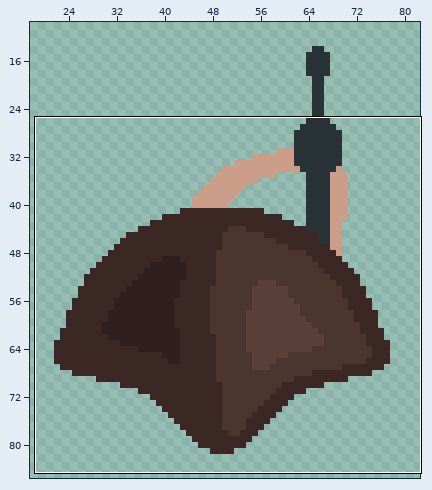
One commit to this sprite sheet: AI Takeover/player.png. Above: a wide view before the commit, with the close-up outlined.
Close-up. Before the commit:
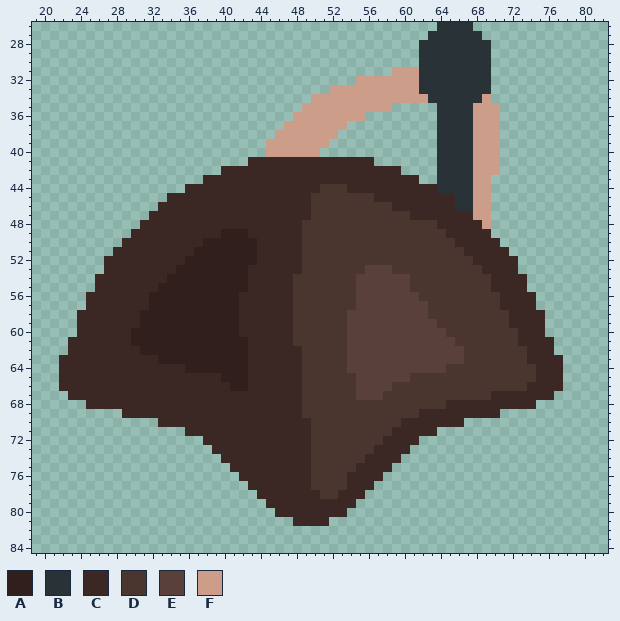
The file is 100x100 pixels. Colours within 5 levels of each other are drawn and written as one. Shown: x 19..82, y 26..84. The wide view leaves out empty margins.
Palette (. is transparent): A #301f1c  B #283237  C #3b2824  D #4a352f  E #594139  F #cc9e89
Pixels before, first column x 22:
26 ..........................................BBBB..........
27 .........................................BBBBBB.........
28 ........................................BBBBBBBB........
29 ........................................BBBBBBBB........
30 ........................................BBBBBBBB........
31 .....................................FFFBBBBBBBB........
32 .................................FFFFFFFBBBBBBBB........
33 ..............................FFFFFFFFFFBBBBBBBB........
34 ............................FFFFFFFFFFFFFBBBBBBF........
35 ...........................FFFFFFFFFF.....BBBBFFF.......
36 ..........................FFFFFFFF........BBBBFFF.......
37 .........................FFFFFFF..........BBBBFFF.......
38 ........................FFFFFFF...........BBBBFFF.......
39 .......................FFFFFFF............BBBBFFF.......
40 .......................FFFFFF.............BBBBFFF.......
41 .....................CCCCCCCCCCCCCC.......BBBBFFF.......
42 ..................CCCCCCCCCCCCCCCCCCCC....BBBBFFF.......
43 ................CCCCCCCCCCCCCCCCCCCCCCCC..BBBBFF........
44 ..............CCCCCCCCCCCCCCCDDDCCCCCCCCCCBBBBFF........
45 ............CCCCCCCCCCCCCCCCDDDDDDDCCCCCCCCCBBFF........
46 ...........CCCCCCCCCCCCCCCCCDDDDDDDDDCCCCCCCBBFF........
47 ..........CCCCCCCCCCCCCCCCCCDDDDDDDDDDDCCCCCCCFF........
48 .........CCCCCCCCCCCCCCCCCCDDDDDDDDDDDDDDDCCCCCF........
49 ........CCCCCCCCCCAAACCCCCCDDDDDDDDDDDDDDDDCCCCC........
50 .......CCCCCCCCCAAAAAACCCCCDDDDDDDDDDDDDDDDDCCCCC.......
51 ......CCCCCCCCCAAAAAAACCCCCDDDDDDDDDDDDDDDDDDCCCCC......
52 .....CCCCCCCCCAAAAAAAACCCCCDDDDDDDDDDDDDDDDDDDCCCCC.....
53 .....CCCCCCCCAAAAAAAACCCCCCDDDDDDDEEEDDDDDDDDDDCCCC.....
54 ....CCCCCCCCAAAAAAAAACCCCCDDDDDDDEEEEEEDDDDDDDDDCCCC....
55 ....CCCCCCCAAAAAAAAAACCCCCDDDDDDDEEEEEEDDDDDDDDDCCCC....
56 ...CCCCCCCAAAAAAAAAACCCCCCDDDDDDDEEEEEEEDDDDDDDDDCCCC...
57 ...CCCCCCCAAAAAAAAAACCCCCCDDDDDDDEEEEEEEEDDDDDDDDCCCC...
58 ..CCCCCCCAAAAAAAAAAACCCCCCDDDDDDEEEEEEEEEDDDDDDDDDCCCC..
59 ..CCCCCCCAAAAAAAAAAACCCCCCDDDDDDEEEEEEEEEEDDDDDDDDCCCC..
60 ..CCCCCCAAAAAAAAAAAACCCCCCDDDDDDEEEEEEEEEEEDDDDDDDDCCC..
61 .CCCCCCCAAAAAAAAAAAAACCCCCDDDDDDEEEEEEEEEEEEDDDDDDDCCCC.
62 .CCCCCCCCAAAAAAAAAAAACCCCCCDDDDDEEEEEEEEEEEEEDDDDDDDCCC.
63 CCCCCCCCCCCAAAAAAAAAACCCCCCDDDDDEEEEEEEEEEEEEDDDDDDDCCCC
64 CCCCCCCCCCCCCCAAAAAAACCCCCCDDDDDEEEEEEEEEEEDDDDDDDDDDCCC
65 CCCCCCCCCCCCCCCCCCAAACCCCCCDDDDDDEEEEEEDDDDDDDDDDDDDDCCC
66 CCCCCCCCCCCCCCCCCCCAACCCCCCDDDDDDEEEEDDDDDDDDDDDDDDDCCCC
67 .CCCCCCCCCCCCCCCCCCCCCCCCCCDDDDDDEEEDDDDDDDDDDDDCCCCCCC.
68 ...CCCCCCCCCCCCCCCCCCCCCCCCDDDDDDDDDDDDDDDDCCCCCCCCCC...
69 .......CCCCCCCCCCCCCCCCCCCCDDDDDDDDDDDDDCCCCCCCCC.......
70 ...........CCCCCCCCCCCCCCCCCDDDDDDDDDDCCCCCCC...........
71 ..............CCCCCCCCCCCCCCDDDDDDDDDCCCCC..............
72 ................CCCCCCCCCCCCDDDDDDDDCCCC................
73 .................CCCCCCCCCCCDDDDDDDCCCC.................
74 ..................CCCCCCCCCCDDDDDDCCCC..................
75 ...................CCCCCCCCCDDDDDCCCC...................
76 ....................CCCCCCCCDDDDCCCC....................
77 .....................CCCCCCCDDDDCCC.....................
78 ......................CCCCCCCDDCCC......................
79 .......................CCCCCCCCCC.......................
80 ........................CCCCCCCC........................
81 ..........................CCCC..........................
After the commit:
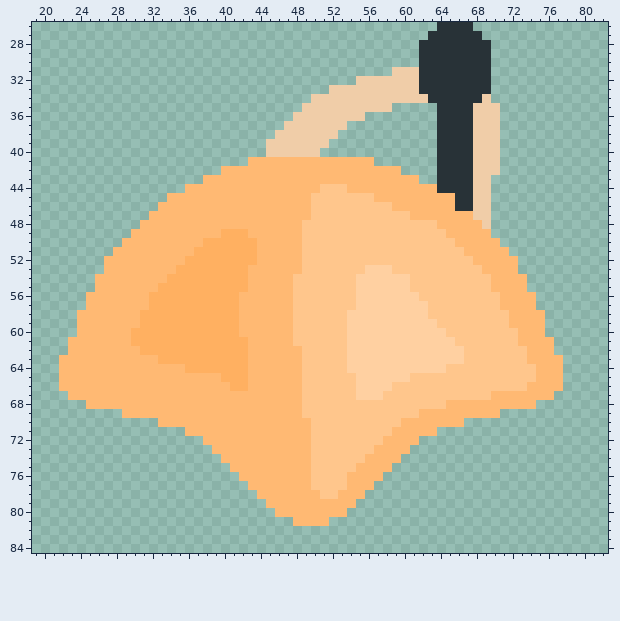
Changes in this commit:
Colour A changes from #301f1c to #ffb061.
Colour C changes from #3b2824 to #ffb973.
Colour D changes from #4a352f to #ffc68c.
Colour E changes from #594139 to #ffd0a1.
Colour F changes from #cc9e89 to #f0cda8.
Where, in picture pixels (left, top, right, bottom), the same in both close-ups:
changed: (59, 67, 563, 526)
